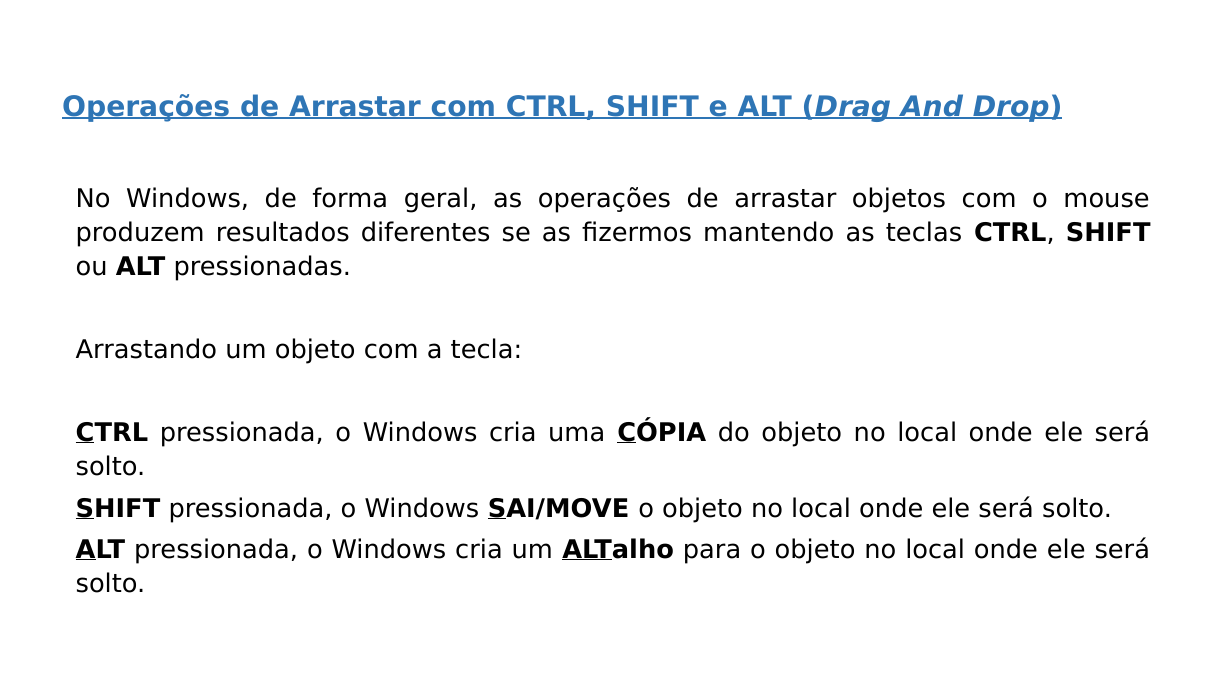
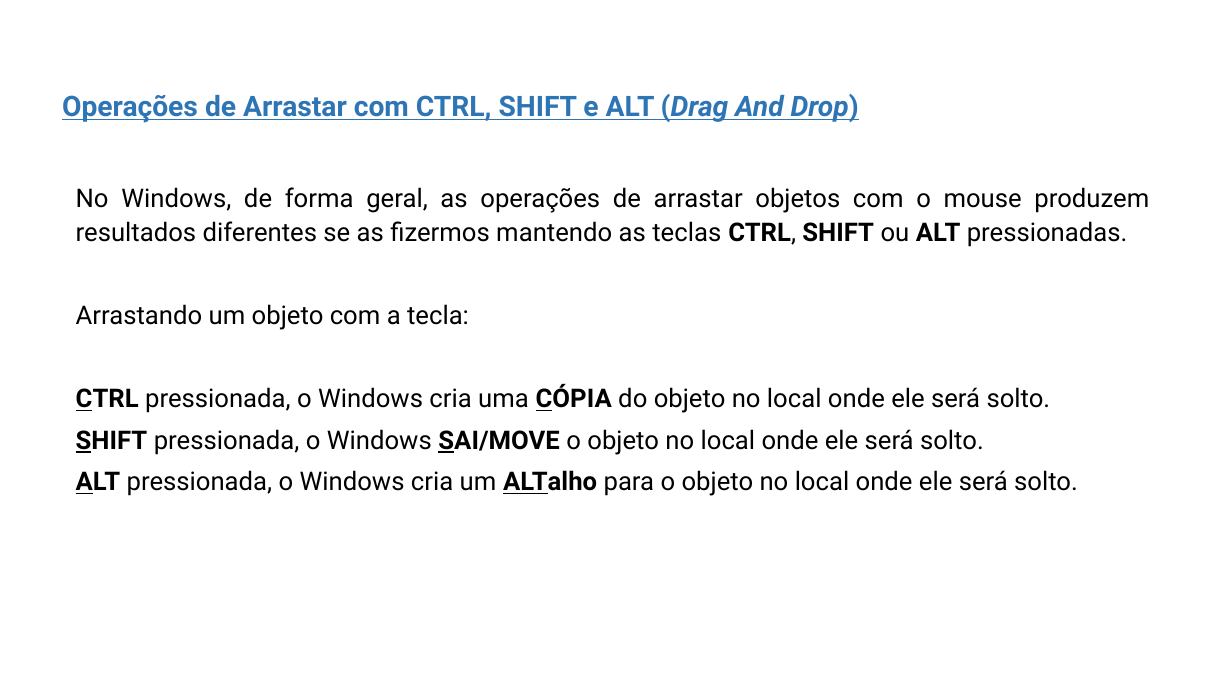
Before and after one commit to trafego2-create/slide-generator, a slide deck: slide 3 of pptx_templates/PETR_modelo.pptx. Drawn at 1232x693 pixels with LibreOffice and Linux fonts; fonts in the diff are those of the drawing; background and template pictures are left out. Boxes give left, top, right and bottom in pixels: in the first picture for what was removed or moved away, otherwise in the second. Text is boxed around its words. In the diff, an @@ line names an element or a change of style, - is before the commit and + after.

```diff
--- a/pptx_templates/PETR_modelo.pptx
+++ b/pptx_templates/PETR_modelo.pptx
@@ text "Operações de Arrastar com CTRL, ..." at [62,94,859,123]: font DejaVu Sans to Roboto @@
@@ text "No Windows, de forma geral, ..." at [76,187,1149,496]: font DejaVu Sans to Roboto @@
```
Also in this commit, not shown: 1 other slide changed, 7 other files.
